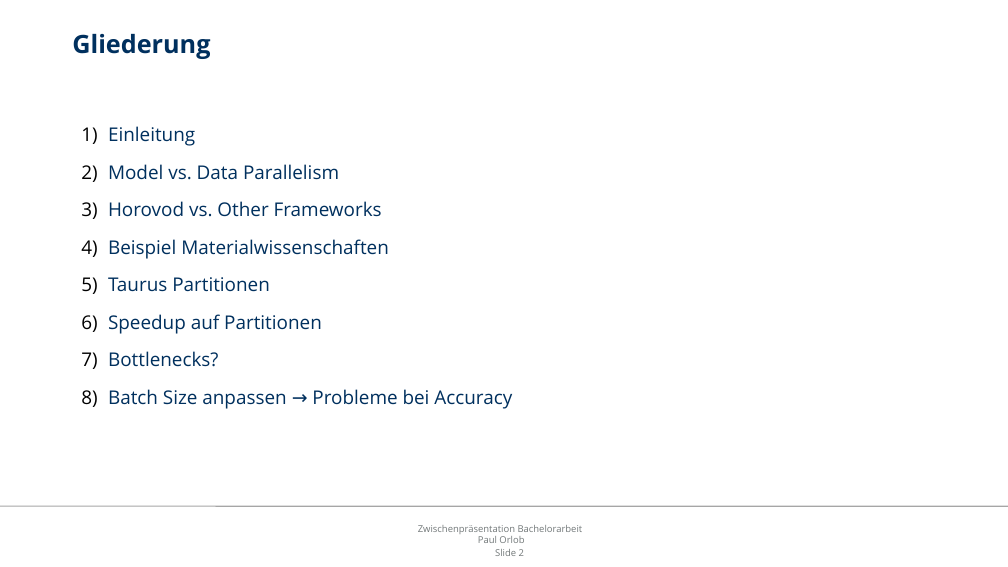
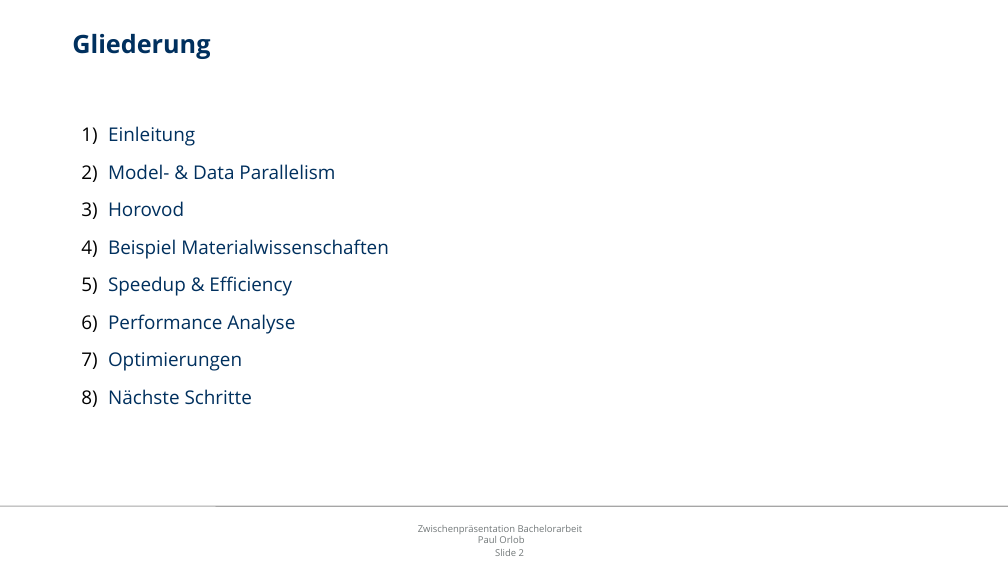
Before and after one commit to orlopau/bachelor-thesis-code, a slide deck: slide 2 of thesis/presentation.odp. Drawn at 1008x567 pixels with LibreOffice and Linux fonts; fonts in the diff are those of the drawing; background and template pictures are left out. Boxes give left, top, right and bottom in pixels: in the first picture for what was removed or moved away, otherwise in the second. Text is boxed around its words. In the diff, an @@ line names an element or a change of style, - is before the commit and + after.

```diff
--- a/thesis/presentation.odp
+++ b/thesis/presentation.odp
@@ text at box(108, 164, 335, 217): text changed @@
-2) Model vs. Data Parallelism
-3) Horovod vs. Other Frameworks
+2) Model- & Data Parallelism
+3) Horovod
@@ text at box(108, 276, 295, 405): text changed @@
-5) Taurus Partitionen
-6) Speedup auf Partitionen
-7) Bottlenecks?
-8) Batch Size anpassen → Probleme bei Accuracy
+5) Speedup & Efficiency
+6) Performance Analyse
+7) Optimierungen
+8) Nächste Schritte
```
Also in this commit, not shown: 3 other slides changed, 21 slides added, 1 slide removed, 11 other files.
